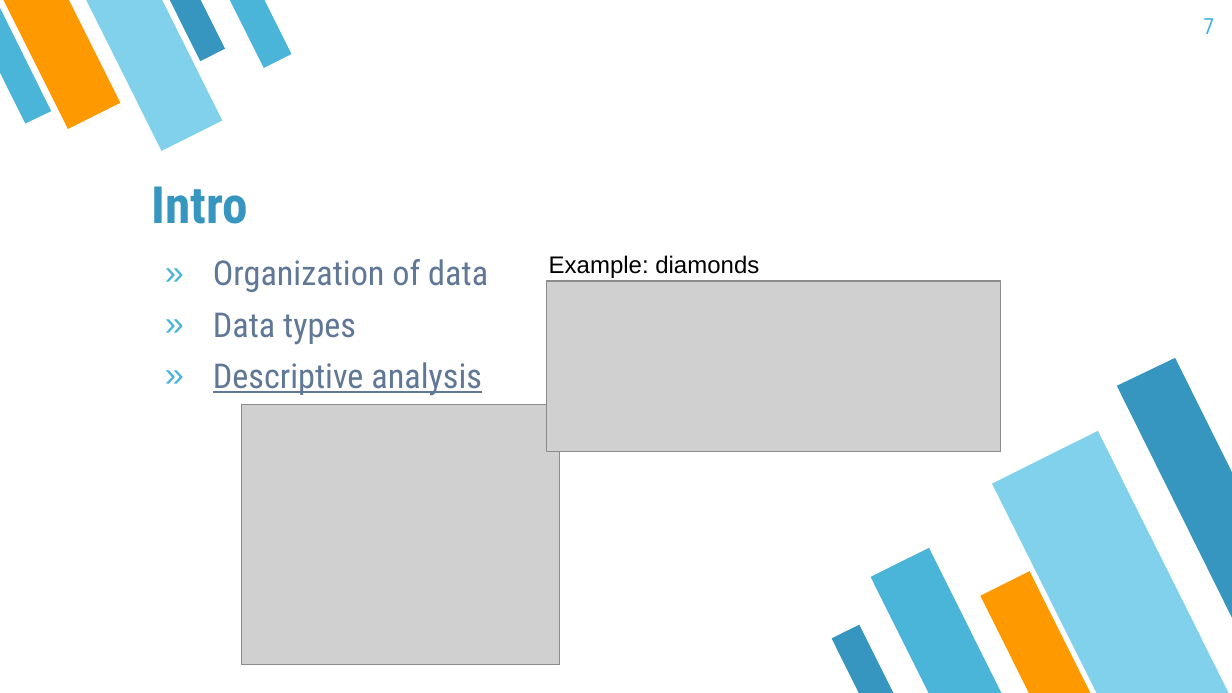
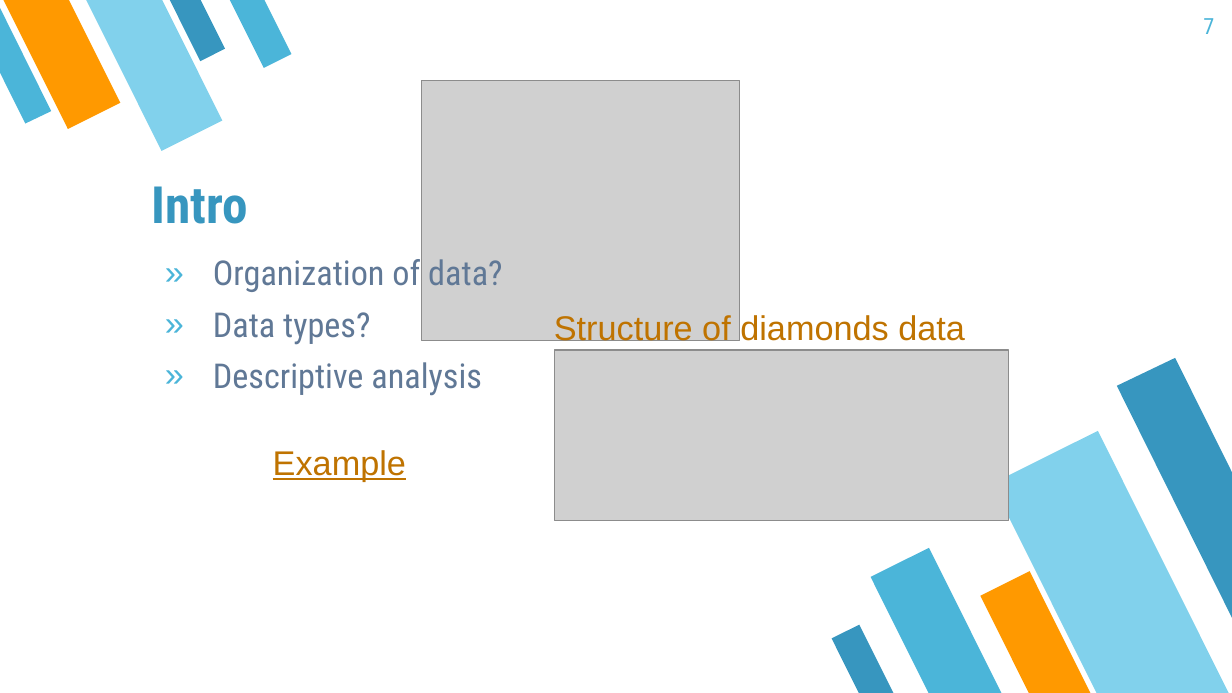
Before and after one commit to mayer79/ml_lecture, a slide deck: slide 7 of slides/DRAFT.pptx. Drawn at 1232x693 pixels with LibreOffice and Linux fonts; fonts in the diff are those of the drawing; grey boxes stand for pictures. Boxes give left, top, right and bottom in pixels: in the first picture for what was removed or moved away, otherwise in the second. Text is boxed around its words. In the diff, an @@ line names an element or a change of style, - is before the commit and + after.

```diff
--- a/slides/DRAFT.pptx
+++ b/slides/DRAFT.pptx
@@ picture moved from (x1=241, y1=404, x2=559, y2=664) to (x1=421, y1=80, x2=739, y2=340) @@
@@ text at (x1=213, y1=259, x2=502, y2=345): text changed @@
-» Organization of data
-» Data types
+» Organization of data?
+» Data types?
@@ text at (x1=554, y1=315, x2=965, y2=347): text changed; size 14 to 20 pt; text colour #000000 to #BF7300 @@
-Example: diamonds
+Structure of diamonds data
@@ picture moved from (x1=546, y1=281, x2=1000, y2=452) to (x1=554, y1=350, x2=1009, y2=521) @@
@@ text at (x1=213, y1=362, x2=482, y2=396): underline off in "Descriptive analysis" @@
@@ text added at (x1=273, y1=450, x2=406, y2=482), 20 pt, text #BF7300, underline @@
+Example
```
Also in this commit, not shown: 24 other slides changed, 4 slides added, 2 other files.
